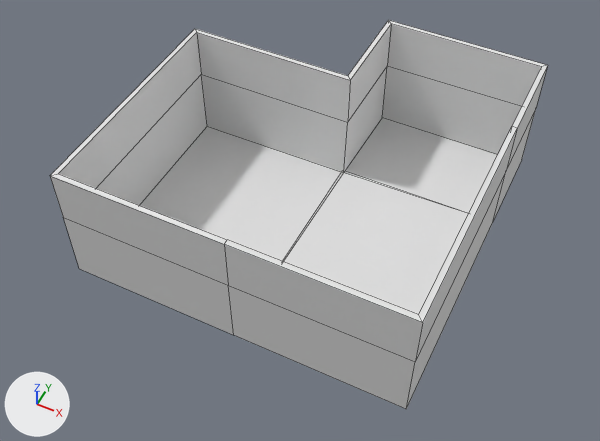
A saved change to the Blender file Blender/L shape room.blend.
Both versions are drawn from a camera (50 mm lens) standing at (29.0, -61.8, 74.5) and looking at (0.5, -4.8, 3.3). Arrows for +X, +Y and +Z are at lower left; the lights stay in place. Mesh edges are drawn as thin lines.
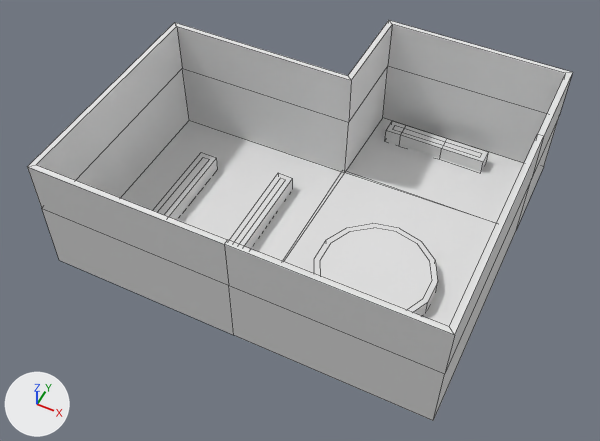
What differs and where, as boxes (x1, y1, x2, y2) in the pictures (600 x 441 px):
'Plane', reshaped, rescaled (10% wider)
    before: (50, 20, 548, 409)
    after: (27, 20, 573, 421)
part 1 of me_plane, added
    after: (314, 223, 438, 315)
part 2 of me_plane, added
    after: (385, 121, 488, 172)
part 3 of me_plane, added
    after: (153, 152, 293, 248)

The edits, one by one:
me_plane is used by ob_plane; location (0.0, 0.0, 0.0); scale (20.0, 20.0, 1.0).
me_plane had 24 vertices, 19 faces and spanned x -1.0..1.0, y -1.0..1.0, z 0.0..15.0.
me_plane now has 92 vertices, 69 faces and spans x -1.0..1.0, y -1.0..1.0, z -0.2..15.0.
me_plane part 1: a new loose piece, a 14-sided cylinder along z spanning x 0.17..0.77, y -0.67..0.03, z -0.2..1.8.
me_plane part 2: a new loose piece of 16 vertices spanning x 0.1..0.7, y 0.8..0.9, z -0.2..1.8.
Part 3, on me_plane:
24 vertices are added at x -0.7..-0.2, y -0.6..0.1, z -0.2..1.8.
20 new faces join them.
Object 'Plane' (ob_plane) is rescaled from (20.0, 20.0, 1.0) to (22.9, 20.0, 1.0).
